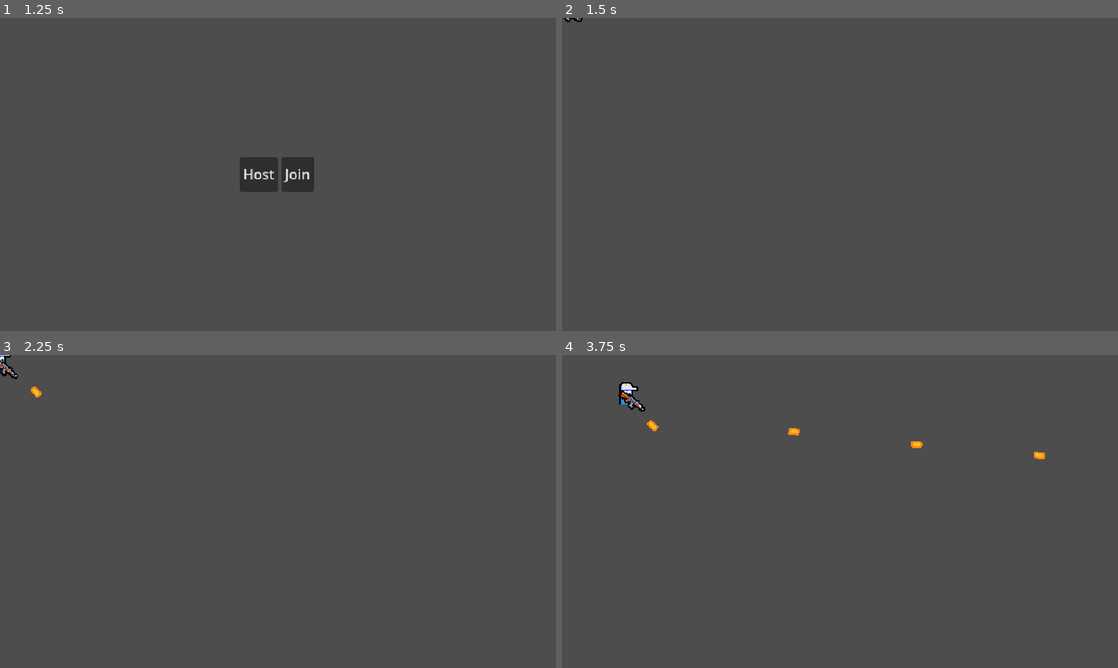
Above: before the commit, frames 1-4 (two rows, left to right).
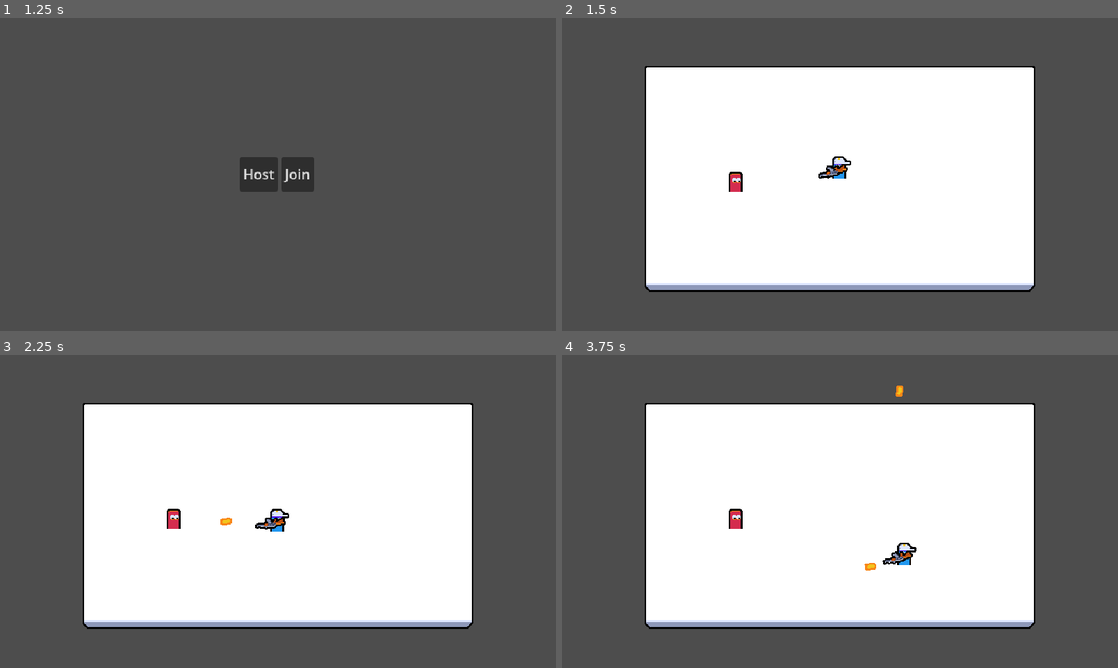
Above: after the commit, the same moments.

Repository: smarshallprice/hazmat-heroes
Game: Godot game, scene res://ui/main_menu/main_menu.tscn
Two runs of this game, one before a commit and one after it. Both use one fixed random seed, a clock stepped at 60 frames per second and the inputs below.
Inputs (mouse positions are in pixels of both pictures, inside the frame that each line leads up to):
- Up to frame 1 (1.25 s): tap Enter at 0.5 s; move the mouse to (400, 158) at 0.52 s; press the mouse at (400, 158) at 0.53 s; hold D (move_right) from 0.53 s (still down)
- Up to frame 2 (1.5 s): release D (move_right) at 1.25 s; release the mouse at (962, 158) at 1.25 s; click "Host" at 1.25 s
- Up to frame 3 (2.25 s): tap Space at 2 s; move the mouse to (166, 527) at 2.02 s; hold S (move_down) from 2.03 s (still down); click (166, 527) at 2.1 s
- Up to frame 4 (3.75 s): move the mouse to (895, 442) at 2.77 s; release S (move_down) at 2.78 s; press the mouse at (895, 442) at 2.78 s; hold D (move_right) 2.78-3.53 s; move the mouse to (812, 574) at 3.52 s; release the mouse at (812, 574) at 3.53 s; hold W (move_up) from 3.53 s (still down); click (812, 574) at 3.6 s

Frame 1 is identical in both runs. In frame 2, 51% of the frame differs, in the area x 0-86%, y 0-88%; in frame 3, 51%; in frame 4, 51%, in the area x 10-87%, y 8-88%.

Commit message:
i dont evne know, i know spawn points and arena bounds

Diff:
--- a/entities/bullet/bullet.gd
+++ b/entities/bullet/bullet.gd
@@ -17,6 +17,9 @@
     self.direction = direction
     rotation = direction.angle()
 
+func register_collision():
+    queue_free()
+
 func _on_life_timer_timeout():
     if is_multiplayer_authority():
         queue_free()
--- a/entities/bullet/bullet.tscn
+++ b/entities/bullet/bullet.tscn
@@ -14,6 +14,8 @@
 properties/2/spawn = true
 properties/2/replication_mode = 0
 
+[sub_resource type="CircleShape2D" id="CircleShape2D_12j5o"]
+
 [node name="Bullet" type="Node2D" unique_id=2006931194]
 script = ExtResource("1_2kyv7")
 
@@ -27,3 +29,10 @@
 
 [node name="Sprite2D" type="Sprite2D" parent="." unique_id=1758365165]
 texture = ExtResource("1_78c8h")
+
+[node name="Area2D" type="Area2D" parent="." unique_id=693652466]
+collision_layer = 256
+collision_mask = 0
+
+[node name="CollisionShape2D" type="CollisionShape2D" parent="Area2D" unique_id=1429825143]
+shape = SubResource("CircleShape2D_12j5o")
--- /dev/null
+++ b/entities/enemy/enemy.gd
@@ -0,0 +1,22 @@
+class_name Enemy
+extends CharacterBody2D
+
+@onready var area_2d:Area2D = $Area2D
+
+var current_health:int = 5
+
+func _ready() -> void:
+    area_2d.area_entered.connect(_on_area_entered)
+
+func  handle_hit() -> void:
+    current_health -= 1
+    if current_health <= 0:
+        queue_free()
+
+func _on_area_entered(other_area: Area2D) -> void:
+    if !is_multiplayer_authority():
+        return
+    if  other_area.owner is Bullet:
+        var bullet = other_area.owner as Bullet
+        bullet.register_collision()
+        handle_hit()
--- /dev/null
+++ b/entities/enemy/enemy.tscn
@@ -0,0 +1,40 @@
+[gd_scene format=3 uid="uid://dlt0fcljhaf06"]
+
+[ext_resource type="Script" uid="uid://c5ar67sarsb1p" path="res://entities/enemy/enemy.gd" id="1_im2q6"]
+[ext_resource type="Texture2D" uid="uid://kb0cn83asj0o" path="res://entities/enemy/enemy_medium.png" id="1_ksmh7"]
+
+[sub_resource type="SceneReplicationConfig" id="SceneReplicationConfig_im2q6"]
+properties/0/path = NodePath(".:global_position")
+properties/0/spawn = true
+properties/0/replication_mode = 0
+
+[sub_resource type="RectangleShape2D" id="RectangleShape2D_12j5o"]
+size = Vector2(16, 24)
+
+[sub_resource type="CircleShape2D" id="CircleShape2D_12j5o"]
+radius = 4.0
+
+[node name="Enemy" type="CharacterBody2D" unique_id=1526841533]
+collision_layer = 0
+motion_mode = 1
+script = ExtResource("1_im2q6")
+
+[node name="MultiplayerSynchronizer" type="MultiplayerSynchronizer" parent="." unique_id=1718204164]
+replication_config = SubResource("SceneReplicationConfig_im2q6")
+
+[node name="Area2D" type="Area2D" parent="." unique_id=1640220654]
+position = Vector2(0, -12)
+collision_layer = 0
+collision_mask = 256
+
+[node name="CollisionShape2D" type="CollisionShape2D" parent="Area2D" unique_id=528231818]
+shape = SubResource("RectangleShape2D_12j5o")
+
+[node name="Sprite2D" type="Sprite2D" parent="." unique_id=853482554]
+texture = ExtResource("1_ksmh7")
+centered = false
+offset = Vector2(-8, -23)
+
+[node name="CollisionShape2D" type="CollisionShape2D" parent="." unique_id=1846017532]
+position = Vector2(0, -4)
+shape = SubResource("CircleShape2D_12j5o")
--- a/entities/player/player.tscn
+++ b/entities/player/player.tscn
@@ -14,6 +14,7 @@
 
 [node name="Player" type="CharacterBody2D" unique_id=126363585]
 collision_layer = 0
+motion_mode = 1
 script = ExtResource("1_symyc")
 
 [node name="PlayerInputSynchronizerComponent" parent="." unique_id=348382715 node_paths=PackedStringArray("aim_root") instance=ExtResource("2_abrql")]
--- a/main.gd
+++ b/main.gd
@@ -1,9 +1,10 @@
 extends Node
 
 var player_scene:PackedScene = preload("uid://13coq8nj1c80")
+var enemey_scene:PackedScene = preload("uid://dlt0fcljhaf06")
 
 @onready var multiplayer_spawner: MultiplayerSpawner = $MultiplayerSpawner
-
+@onready var player_spawn_position:Marker2D = $PlayerSpawnPosition
 
 
 func _ready():
@@ -13,11 +14,17 @@
         player.name = str(data.peer_id) # rpc node calls have to match the path across clients
         #set authropity for the player that is being created here
         player.input_multiplayer_authority = data.peer_id
+        player.global_position = player_spawn_position.global_position
         return player
 
      #host will be waiting in a lobby, waiting for other connected peers to join, and then will start the game when ready
      # peer tells server it is ready
     peer_ready.rpc_id(1)
+
+    if is_multiplayer_authority():
+        var enemey = enemey_scene.instantiate() as Enemy
+        enemey.global_position = Vector2(200,200)
+        add_child(enemey,true)
 
 
 
--- a/main.tscn
+++ b/main.tscn
@@ -1,10 +1,60 @@
 [gd_scene format=3 uid="uid://dnhh42ul1davo"]
 
 [ext_resource type="Script" uid="uid://7up820ovv22s" path="res://main.gd" id="1_ig7tw"]
+[ext_resource type="Texture2D" uid="uid://bklmk4tetyj0l" path="res://assets/arena.png" id="2_0xm2m"]
+
+[sub_resource type="RectangleShape2D" id="RectangleShape2D_12j5o"]
+size = Vector2(32, 300)
+
+[sub_resource type="RectangleShape2D" id="RectangleShape2D_h2yge"]
+size = Vector2(500, 32)
 
 [node name="Main" type="Node" unique_id=992897290]
 script = ExtResource("1_ig7tw")
 
 [node name="MultiplayerSpawner" type="MultiplayerSpawner" parent="." unique_id=676528008]
-_spawnable_scenes = PackedStringArray("uid://bpomv1fpftth5")
+_spawnable_scenes = PackedStringArray("uid://bpomv1fpftth5", "uid://dlt0fcljhaf06")
 spawn_path = NodePath("..")
+
+[node name="PlayerSpawnPosition" type="Marker2D" parent="." unique_id=1590552301]
+position = Vector2(320, 185)
+metadata/_edit_lock_ = true
+
+[node name="Arena" type="Sprite2D" parent="." unique_id=198697144]
+position = Vector2(320, 185)
+texture = ExtResource("2_0xm2m")
+metadata/_edit_lock_ = true
+
+[node name="StaticBodies" type="Node2D" parent="." unique_id=947324102]
+
+[node name="StaticBody2D" type="StaticBody2D" parent="StaticBodies" unique_id=295045808]
+position = Vector2(79, 186)
+collision_mask = 0
+
+[node name="CollisionShape2D" type="CollisionShape2D" parent="StaticBodies/StaticBody2D" unique_id=578515041]
+shape = SubResource("RectangleShape2D_12j5o")
+metadata/_edit_lock_ = true
+
+[node name="StaticBody2D2" type="StaticBody2D" parent="StaticBodies" unique_id=2091229158]
+position = Vector2(561, 183)
+collision_mask = 0
+
+[node name="CollisionShape2D" type="CollisionShape2D" parent="StaticBodies/StaticBody2D2" unique_id=2110436869]
+shape = SubResource("RectangleShape2D_12j5o")
+metadata/_edit_lock_ = true
+
+[node name="StaticBody2D3" type="StaticBody2D" parent="StaticBodies" unique_id=2014342975]
+position = Vector2(330, 40)
+collision_mask = 0
+
+[node name="CollisionShape2D" type="CollisionShape2D" parent="StaticBodies/StaticBody2D3" unique_id=984187517]
+shape = SubResource("RectangleShape2D_h2yge")
+metadata/_edit_lock_ = true
+
+[node name="StaticBody2D4" type="StaticBody2D" parent="StaticBodies" unique_id=2075241649]
+position = Vector2(332, 324)
+collision_mask = 0
+
+[node name="CollisionShape2D" type="CollisionShape2D" parent="StaticBodies/StaticBody2D4" unique_id=1580865474]
+shape = SubResource("RectangleShape2D_h2yge")
+metadata/_edit_lock_ = true
--- a/project.godot
+++ b/project.godot
@@ -51,6 +51,11 @@
 ]
 }
 
+[layer_names]
+
+2d_physics/layer_1="Terrain"
+2d_physics/layer_9="Bullet"
+
 [physics]
 
 3d/physics_engine="Jolt Physics"
Binary file added: assets/arena.png
Not shown, added: assets/arena.png.import
Not shown, added: assets/audio/All Your Organs Get A Laugh.mp3.import
Not shown, added: assets/audio/burst.wav.import
Not shown, added: assets/audio/button.wav.import
Not shown, added: assets/audio/hit_1.wav.import
Not shown, added: assets/audio/hit_2.wav.import
Not shown, added: assets/audio/hit_3.wav.import
Not shown, added: assets/audio/hit_4.wav.import
Not shown, added: assets/audio/shot_1.wav.import
Not shown, added: assets/audio/shot_2.wav.import
Not shown, added: assets/audio/shot_3.wav.import
(and 45 more such lines)
